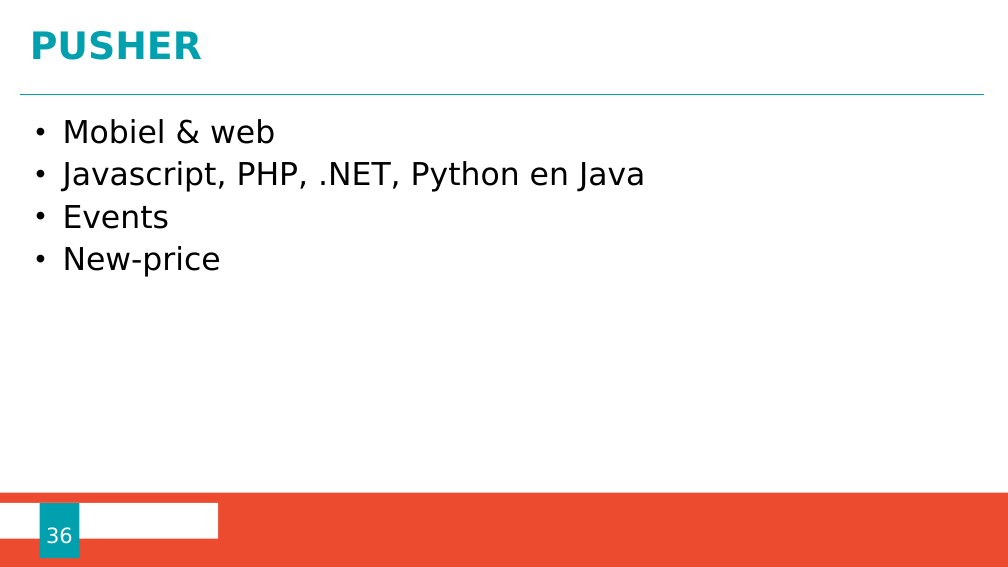
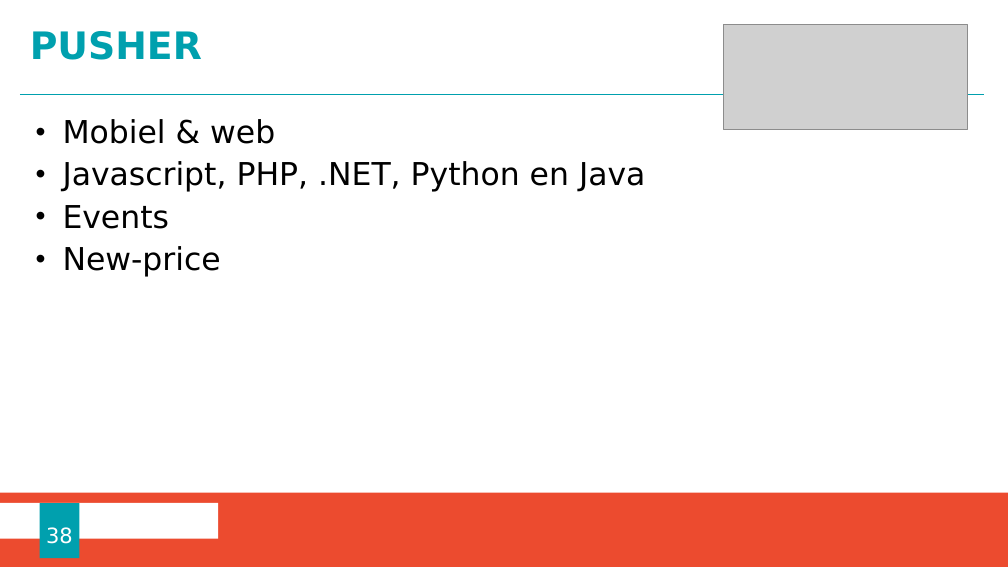
Before and after one commit to ChristopheM98/SignalR_Webapp, a slide deck: slide 38 of Presentatie SignalR.pptx (slide 36 before the commit). Drawn at 1008x567 pixels with LibreOffice and Linux fonts; fonts in the diff are those of the drawing; grey boxes stand for pictures; background and template pictures are left out. Boxes give left, top, right and bottom in pixels: in the first picture for what was removed or moved away, otherwise in the second. Text is boxed around its words. In the diff, an @@ line names an element or a change of style, - is before the commit and + after.

```diff
--- a/Presentatie SignalR.pptx
+++ b/Presentatie SignalR.pptx
@@ picture added at (724,24,968,130) @@
@@ page number at (46,527,73,544): text changed @@
-36
+38
```
Also in this commit, not shown: 4 other slides changed, 2 slides added, 1 other file.
